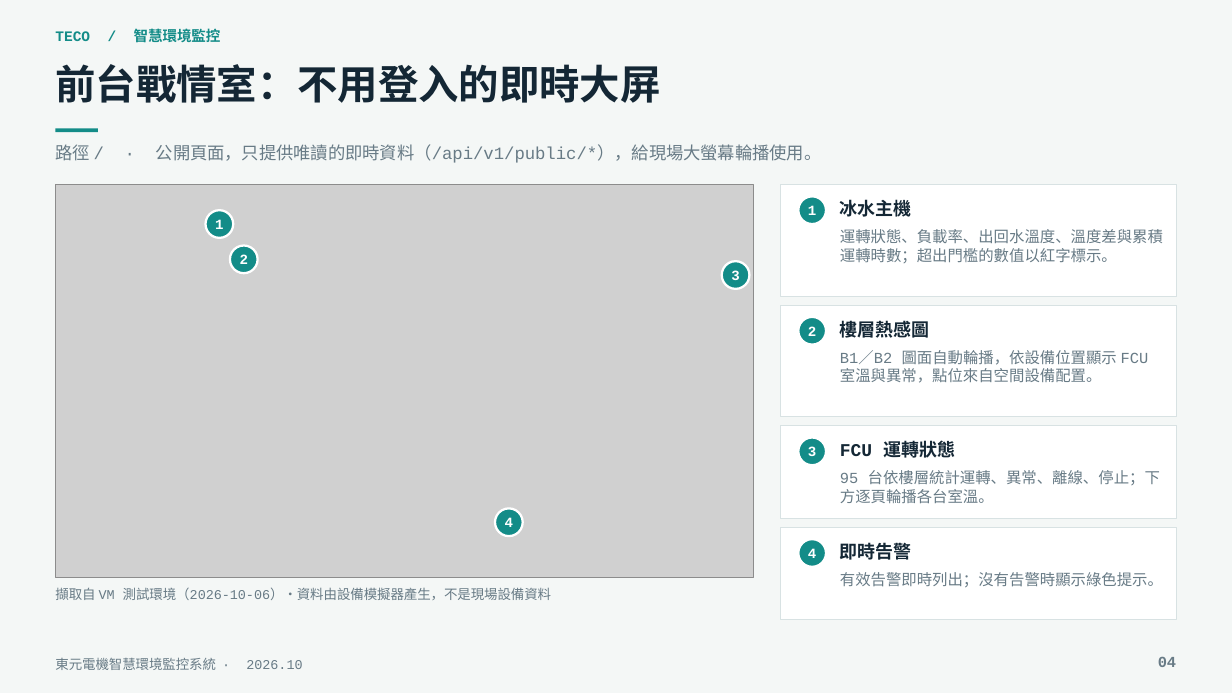
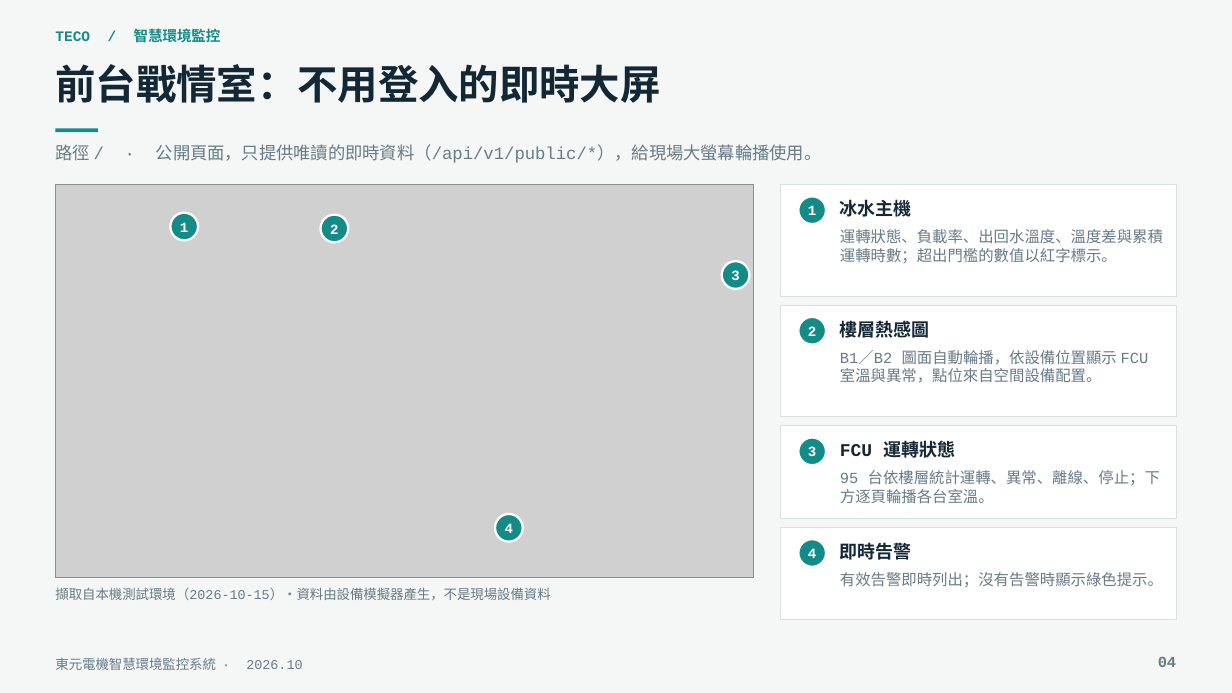
Before and after one commit to jj20375/teco-machinery, a slide deck: slide 4 of docs/TECO_智慧環境監控系統介紹與技術說明.pptx. Drawn at 1232x693 pixels with LibreOffice and Linux fonts; fonts in the diff are those of the drawing; grey boxes stand for pictures. Boxes give left, top, right and bottom in pixels: in the first picture for what was removed or moved away, otherwise in the second. Text is boxed around its words. In the diff, an @@ line names an element or a change of style, - is before the commit and + after.

```diff
--- a/docs/TECO_智慧環境監控系統介紹與技術說明.pptx
+++ b/docs/TECO_智慧環境監控系統介紹與技術說明.pptx
@@ ellipse "1": place and size @@
-ellipse "1" at bbox=[205, 210, 233, 238]
+ellipse "1" at bbox=[170, 213, 198, 240]
@@ ellipse "2": place and size @@
-ellipse "2" at bbox=[230, 246, 258, 274]
+ellipse "2" at bbox=[321, 214, 348, 242]
@@ ellipse "4": place and size @@
-ellipse "4" at bbox=[495, 508, 523, 536]
+ellipse "4" at bbox=[495, 514, 523, 542]
@@ text at bbox=[55, 587, 550, 600]: text changed @@
-擷取自 VM 測試環境（2026-10-06）・資料由設備模擬器產生，不是現場設備資料
+擷取自本機測試環境（2026-10-15）・資料由設備模擬器產生，不是現場設備資料
```
Also in this commit, not shown: 25 other slides changed, 1 slide added.
